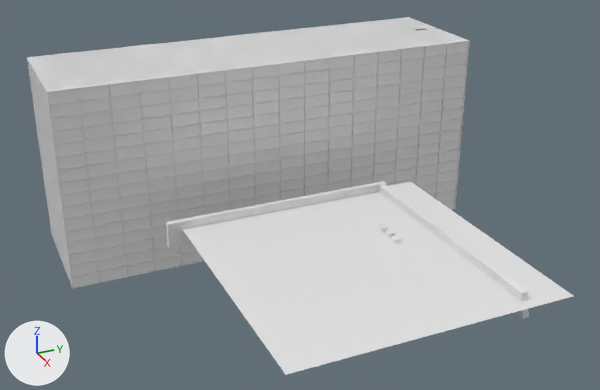
Before and after pictures for a commit that changed the glTF model docs/assets/activties-midway-2020-04-24.glb.
Rendered twice from a 50 mm lens placed at (142.2, -78.8, 89.2), pointed at (-24.9, -3.7, 5.6). Arrows for +X, +Y and +Z are at lower left; the lights stay in place. Where no turn or scale is listed for an object, it has been applied to the vertices.
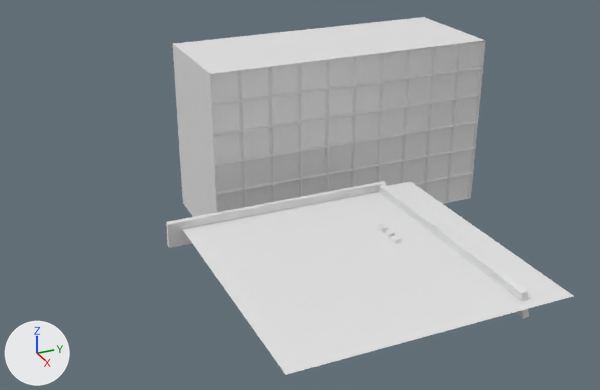
What differs and where, as boxes [x1, y1, x2, y2] in the pictures (600 x 390 px):
'Cube.002', deleted
    before: [27, 17, 470, 288]
'Cube.007', added
    after: [173, 17, 486, 217]

The edits, one by one:
Mesh me_cube_008 is new.
It has 394 vertices, 784 faces and spans x -16.0..16.0, y -40.0..40.0, z -24.0..24.0.
Object 'Cube.002' (ob_cube_002) is deleted.
Object 'Cube.007' (ob_cube_007) is new; it shows me_cube_008.
Its location is (-60.2, 21.3, 8.5).
